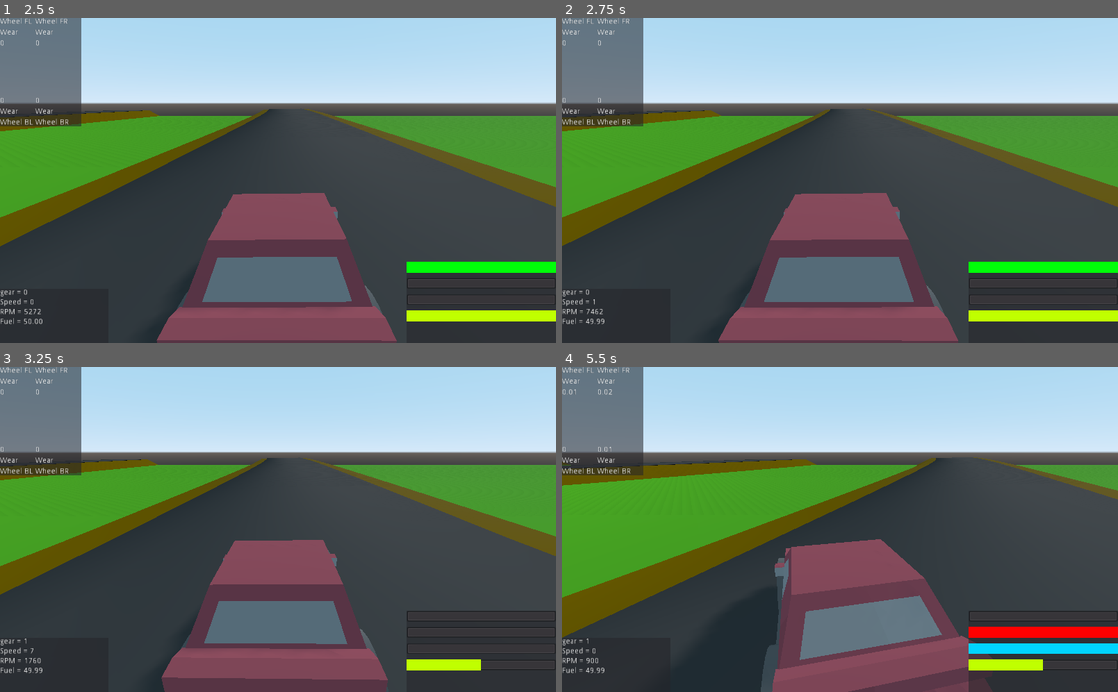
Above: before the commit, frames 1-4 (two rows, left to right).
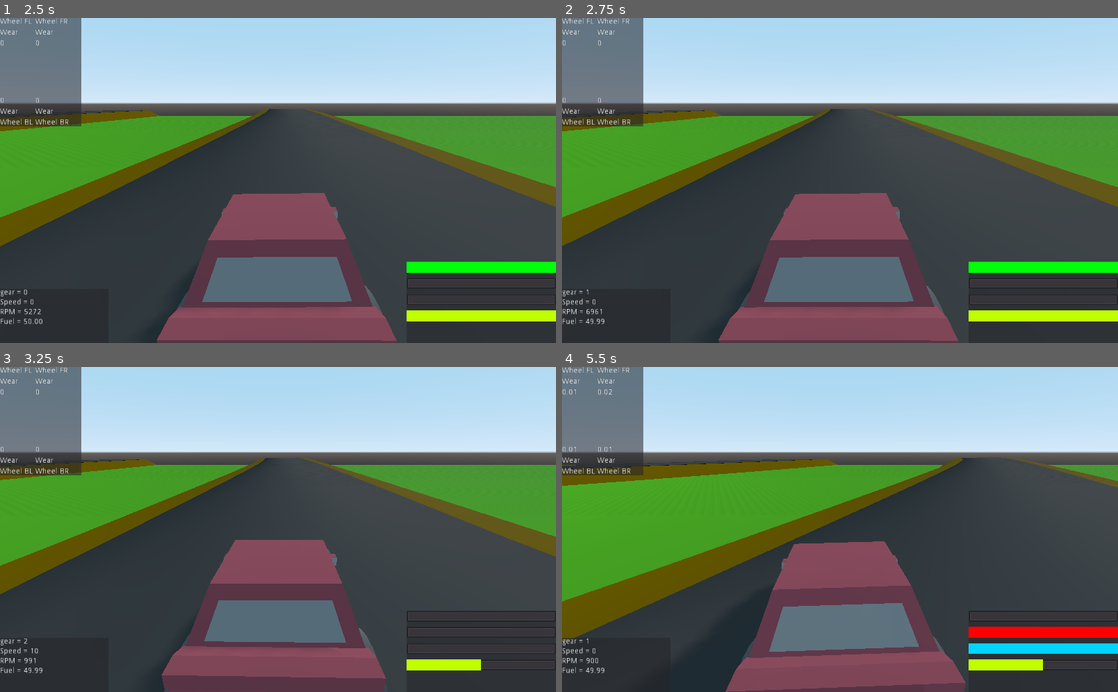
Above: after the commit, the same moments.

Repository: Dechode/Godot-Advanced-Vehicle
Game: Godot game, scene res://levels/world.tscn
Two runs of this game, one before a commit and one after it. Both use one fixed random seed, a clock stepped at 60 frames per second and the inputs below.
Inputs:
- Up to frame 1 (2.5 s): hold Right (SteerRight) 0.53-1.28 s; hold C (Clutch) 0.53-1.28 s; hold Down (Brake) 1.28-2.03 s; tap C (Clutch) at 1.35, 2.3 s; tap Enter at 2 s; hold Right (SteerRight) from 2.03 s (still down); hold Up (Throttle) from 2.03 s (still down)
- Up to frame 2 (2.75 s): keep holding Right (SteerRight); keep holding Up (Throttle)
- Up to frame 3 (3.25 s): release Right (SteerRight) at 2.78 s; release Up (Throttle) at 2.78 s; hold A (ShiftUp) from 2.78 s (still down); tap C (Clutch) at 2.85 s
- Up to frame 4 (5.5 s): release A (ShiftUp) at 3.53 s; hold C (Clutch) 3.53-4.28 s; hold Left (SteerLeft) 3.53-5.03 s; tap Up (Throttle) at 4.35 s; tap C (Clutch) at 4.55 s; hold Down (Brake) from 5.03 s (still down); hold C (Clutch) from 5.03 s (still down)

Frame 1 is identical in both runs. In frame 2, 0.1% of the frame differs, in the area x 4-71%, y 53-100%; in frame 3, 1.2%; in frame 4, 11%, in the area x 0-100%, y 24-100%.

Commit message:
Started automatic shifting

Diff:
--- /dev/null
+++ b/scenes/modular_car/car.tscn
@@ -0,0 +1,62 @@
+[gd_scene load_steps=10 format=2]
+
+[ext_resource path="res://scripts/modular/modular_car.gd" type="Script" id=1]
+[ext_resource path="res://scripts/modular/engine.gd" type="Script" id=2]
+[ext_resource path="res://scripts/modular/brakes.gd" type="Script" id=3]
+[ext_resource path="res://scripts/modular/clutch.gd" type="Script" id=4]
+[ext_resource path="res://scripts/modular/gearbox.gd" type="Script" id=5]
+[ext_resource path="res://scripts/modular/differential.gd" type="Script" id=6]
+[ext_resource path="res://scripts/WheelSuspension.gd" type="Script" id=7]
+
+[sub_resource type="Curve" id=2]
+_data = [ Vector2( 0, 0.5 ), 0.0, 0.0, 0, 0, Vector2( 0.495495, 1 ), 0.0, 0.0, 0, 0, Vector2( 0.738739, 0.954545 ), 0.0, 0.0, 0, 0, Vector2( 1, 0.763636 ), 0.0, 0.0, 0, 0 ]
+
+[sub_resource type="BoxShape" id=1]
+extents = Vector3( 0.931874, 0.315376, 2.12385 )
+
+[node name="Car" type="RigidBody"]
+mass = 800.0
+script = ExtResource( 1 )
+
+[node name="CarEngine" type="Spatial" parent="."]
+script = ExtResource( 2 )
+torque_curve = SubResource( 2 )
+output_path = NodePath("../Clutch")
+
+[node name="Clutch" type="Node" parent="."]
+script = ExtResource( 4 )
+output_path = NodePath("../GearBox")
+
+[node name="GearBox" type="Node" parent="."]
+script = ExtResource( 5 )
+gear_ratios = [ 0.0, 0.0, 0.0, 0.0, 0.0 ]
+output_path = NodePath("../Differential")
+
+[node name="Brakes" type="Node" parent="."]
+script = ExtResource( 3 )
+
+[node name="Differential" type="Node" parent="."]
+script = ExtResource( 6 )
+
+[node name="WheelFL" type="RayCast" parent="."]
+transform = Transform( 1, 0, 0, 0, 1, 0, 0, 0, 1, 0.8, 0, 1.6 )
+enabled = true
+script = ExtResource( 7 )
+
+[node name="WheelFR" type="RayCast" parent="."]
+transform = Transform( 1, 0, 0, 0, 1, 0, 0, 0, 1, -0.8, 0, 1.6 )
+enabled = true
+script = ExtResource( 7 )
+
+[node name="WheelBL" type="RayCast" parent="."]
+transform = Transform( 1, 0, 0, 0, 1, 0, 0, 0, 1, 0.8, 0, -1.6 )
+enabled = true
+script = ExtResource( 7 )
+
+[node name="WheelBR" type="RayCast" parent="."]
+transform = Transform( 1, 0, 0, 0, 1, 0, 0, 0, 1, -0.8, 0, -1.6 )
+enabled = true
+script = ExtResource( 7 )
+
+[node name="CollisionShape" type="CollisionShape" parent="."]
+shape = SubResource( 1 )
--- a/scripts/RigidBodyCar.gd
+++ b/scripts/RigidBodyCar.gd
@@ -106,6 +106,8 @@
 var z_vel: float = 0.0
 var x_vel: float = 0.0
 
+var last_shift_time = 0
+
 onready var wheel_fl = $Wheel_fl
 onready var wheel_fr = $Wheel_fr
 onready var wheel_bl = $Wheel_bl
@@ -141,6 +143,31 @@
 	var rear_brake_input = max(brake_input, handbrake_input)
 	rear_brake_force = max_brake_force * rear_brake_input * (1 - front_brake_bias) * 0.5 # Per wheel
 
+	var automatic = true
+
+	if automatic:
+		var shift_time = 700
+		var next_gear_rpm = 0
+		if selected_gear + 1 < gear_ratios.size():
+			next_gear_rpm = gear_ratios[selected_gear + 1] * final_drive
+
+		# if torque is bigger in next gear change gear up
+		if engineTorque(next_gear_rpm) > engine_net_torque:
+			if rpm > 0.8 * max_engine_rpm:
+				if Time.get_ticks_msec() - last_shift_time > shift_time:
+					shiftUp()
+					last_shift_time = Time.get_ticks_msec()
+#				print("hep")
+		else:
+			if selected_gear != 0 and rpm < 0.3 * max_engine_rpm:
+				if Time.get_ticks_msec() - last_shift_time > shift_time:
+					shiftDown()
+					last_shift_time = Time.get_ticks_msec()
+#					else:
+#						if Time.get_ticks_msec() - last_shift_time > shift_time:
+#							shiftDown()
+#							last_shift_time = Time.get_ticks_msec()
+#				print("noup")
 
 
 func _physics_process(delta):
@@ -203,8 +230,8 @@
 	burnFuel(delta)
 
 
-func engineTorque(r_p_m) -> float:
-	var rpm_factor = clamp(r_p_m / max_engine_rpm, 0.0, 1.0)
+func engineTorque(p_rpm) -> float:
+	var rpm_factor = clamp(p_rpm / max_engine_rpm, 0.0, 1.0)
 	var torque_factor = torque_curve.interpolate_baked(rpm_factor)
 	return torque_factor * max_torque
 
--- a/scripts/WheelSuspension.gd
+++ b/scripts/WheelSuspension.gd
@@ -178,7 +178,7 @@
 		else:
 #			print("Z vel == 0 but some spin")
 			slip_vec.y = 0.01 * spin # This is to avoid "getting stuck" if local z velocity is absolute 0
-	print("Spin = " , spin)
+#	print("Spin = " , spin)
 
 	############### Spin and net torque ###############
 
--- a/scripts/modular/antirollbar.gd
+++ /dev/null
@@ -1,15 +0,0 @@
-extends Node
-
-
-export var antirollbar: float = 1000.0
-export var tire1_path: NodePath
-export var tire2_path: NodePath
-
-# Called when the node enters the scene tree for the first time.
-func _ready() -> void:
-	pass # Replace with function body.
-
-
-# Called every frame. 'delta' is the elapsed time since the previous frame.
-#func _process(delta: float) -> void:
-#	pass
--- a/scripts/modular/brakes.gd
+++ b/scripts/modular/brakes.gd
@@ -20,11 +20,10 @@
 func _ready():
 	pass # Replace with function body.
 
-# TODO
 
 # Called every frame. 'delta' is the elapsed time since the previous frame.
-#func _process(delta):
-#	brake_input = InputManager.get_brake_input() #Input.get_action_strength("Brake")
+func _process(delta):
+	Input.get_action_strength("Brake")
 
 
 func _physics_process(delta):
--- a/scripts/modular/differential.gd
+++ b/scripts/modular/differential.gd
@@ -55,9 +55,9 @@
 
 	var i_total = shaft1.moment_of_inertia + shaft2.moment_of_inertia + i
 
-	if not shaft1 is WheelSusp:
+	if not shaft1 is RaycastSuspension:
 		shaft1.set_input_gearing(input_gearing * final_ratio)
-	if not shaft2 is WheelSusp:
+	if not shaft2 is RaycastSuspension:
 		shaft2.set_input_gearing(input_gearing * final_ratio)
 
 	var tr1 = shaft1.get_reaction_torque()
@@ -149,7 +149,7 @@
 	var avg_axle_spin = (shaft1_av + shaft2_av) * 0.5 #* (1 / final_ratio)
 	var spin = avg_axle_spin + (delta * 0.5 * drive / inertia) * (1 / final_ratio)
 
-	if shaft1 is WheelSusp and shaft2 is WheelSusp:
+	if shaft1 is RaycastSuspension and shaft2 is RaycastSuspension:
 		shaft1.apply_spin(spin)
 		shaft2.apply_spin(spin)
 #	else:
--- a/scripts/modular/engine.gd
+++ b/scripts/modular/engine.gd
@@ -39,6 +39,7 @@
 
 func set_throttle(value):
 	throttle = value
+
 
 func get_throttle():
 	return throttle
--- a/scripts/modular/gearbox.gd
+++ b/scripts/modular/gearbox.gd
@@ -15,11 +15,12 @@
 	pass # Replace with function body.
 
 
-#func _process(delta: float) -> void:
+func set_gear(value):
+	selected_gear = value
 
 
-func set_gear(value):
-	selected_gear = value
+func get_gear():
+	return selected_gear
 
 
 func get_gear_ratio():
@@ -34,7 +35,6 @@
 
 
 func apply_torque(input_torque, input_inertia, delta):
-#	print(selected_gear)
 	var output_torque = input_torque * get_gear_ratio()
 	var ratio = get_gear_ratio()
 	var output_inertia = input_inertia + abs(ratio * ratio) * moment_of_inertia
--- a/scripts/modular/modular_car.gd
+++ b/scripts/modular/modular_car.gd
@@ -24,13 +24,9 @@
 	for child in get_children():
 		if child is RaycastSuspension:
 			wheels.append(child)
-#		elif child is Aero:
-		elif child.is_in_group("Aero"):
+
+		if child.is_in_group("Aero"):
 			wings.append(child)
-
-#
-#func _process(delta: float) -> void:
-#	VehicleAPI.set_vehicle_speed(local_vel.z)
 
 
 func _physics_process(delta: float) -> void:
@@ -45,11 +41,6 @@
 
 
 func _integrate_forces(state: PhysicsDirectBodyState) -> void:
-#	var collision_count = state.get_contact_count()
-#	var impact_pos = 0
-#	if collision_count > 0:
-#		impact_pos = state.get_contact_local_position(collision_count - 1)
-
 	var vel2 = local_vel.length_squared()
 	var drag_force = 0.5 * vel2 * cd * frontal_area * air_density if vel2 < 100000 else 0
 	state.add_central_force(-local_vel.normalized() * drag_force)
@@ -64,6 +55,7 @@
 			state.add_force(wheel.global_transform.basis.z * wheel.force_vec.y, contact)
 
 	for wing in wings:
-		state.add_central_force(-local_vel.normalized() * wing.drag_force)
+#		state.add_central_force(-local_vel.normalized() * wing.drag_force)
 		var offset = wing.global_transform.origin - global_transform.origin
+		state.add_force(-local_vel.normalized() * wing.drag_force, offset)
 		state.add_force(wing.global_transform.basis.y * wing.lift_force, offset)
